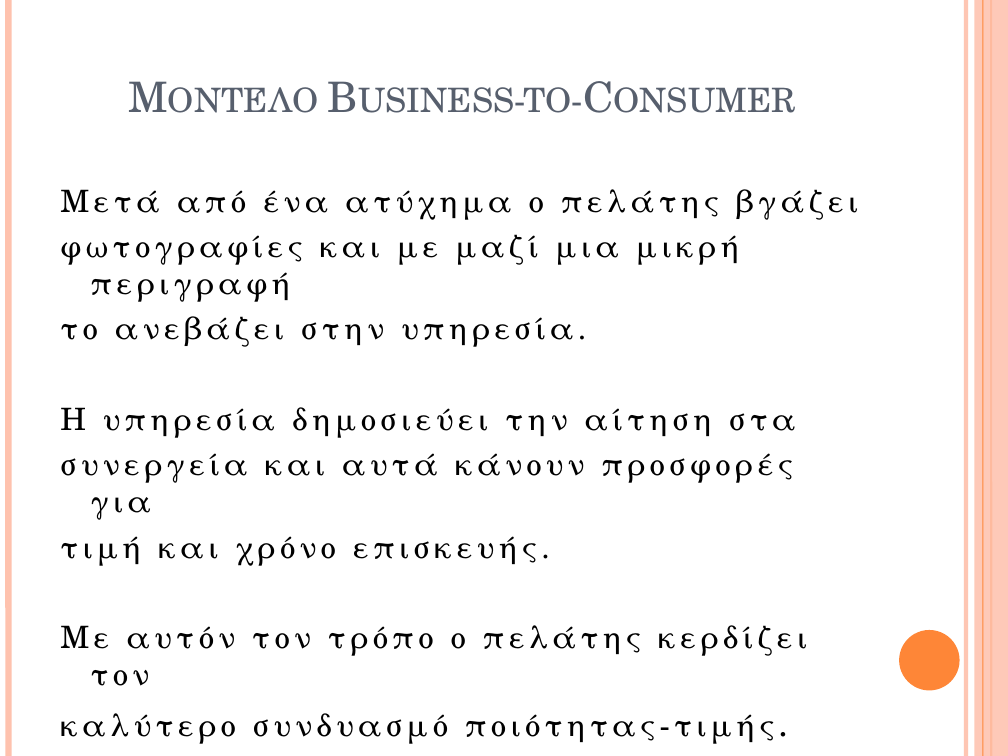
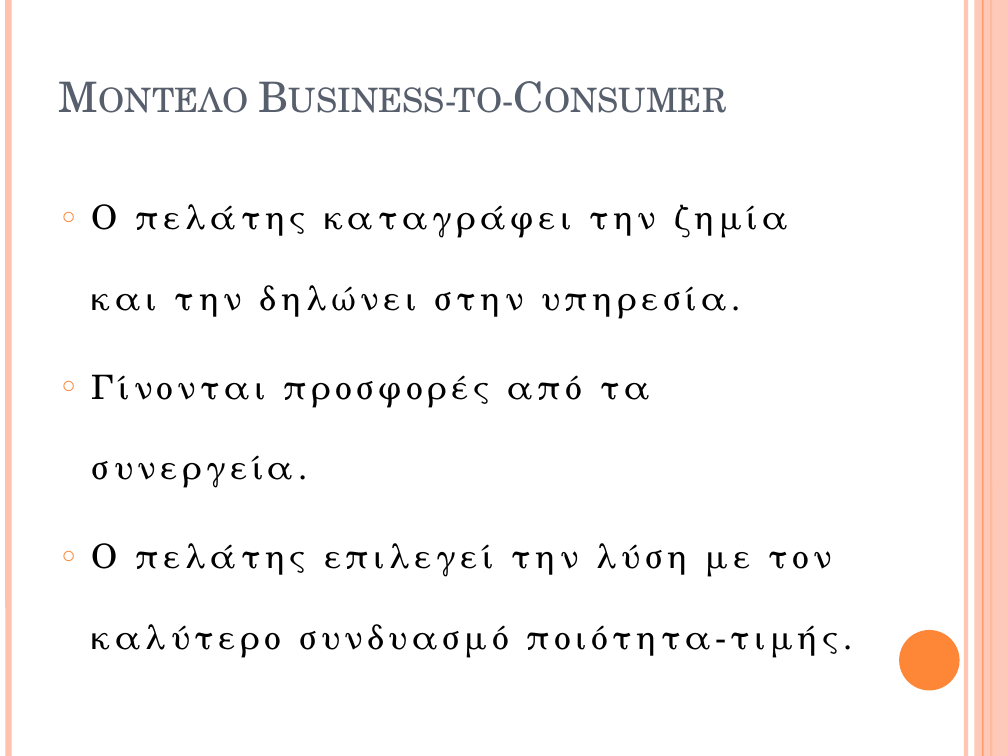
Before and after one commit to crowdhackathon-insurance/BROGRAMMERS, a slide deck: slide 4 of FINAL/CrowdHackathon/RepeirNow.pptx. Drawn at 1008x756 pixels with LibreOffice and Linux fonts; fonts in the diff are those of the drawing. Boxes give left, top, right and bottom in pixels: in the first picture for what was removed or moved away, otherwise in the second. Text is boxed around its words. In the diff, an @@ line names an element or a change of style, - is before the commit and + after.

```diff
--- a/FINAL/CrowdHackathon/RepeirNow.pptx
+++ b/FINAL/CrowdHackathon/RepeirNow.pptx
@@ title "Μοντέλο Business-to-Consumer" at box(289, 87, 514, 113): alignment centre to left @@
@@ text at box(92, 204, 853, 658): text changed; size 22 to 24 pt @@
-Μετά από ένα ατύχημα ο πελάτης βγάζει
-φωτογραφίες και με μαζί μια μικρή περιγραφή
-το ανεβάζει στην υπηρεσία.
-Η υπηρεσία δημοσιεύει την αίτηση στα
-συνεργεία και αυτά κάνουν προσφορές για
-τιμή και χρόνο επισκευής.
-Με αυτόν τον τρόπο ο πελάτης κερδίζει τον
-καλύτερο συνδυασμό ποιότητας-τιμής.
+○ Ο πελάτης καταγράφει την ζημία και την δηλώνει στην υπηρεσία.
+○ Γίνονται προσφορές από τα συνεργεία.
+○ Ο πελάτης επιλεγεί την λύση με τον καλύτερο συνδυασμό ποιότητα-τιμής.
```
Also in this commit, not shown: 1 slide added, 1 slide removed.
